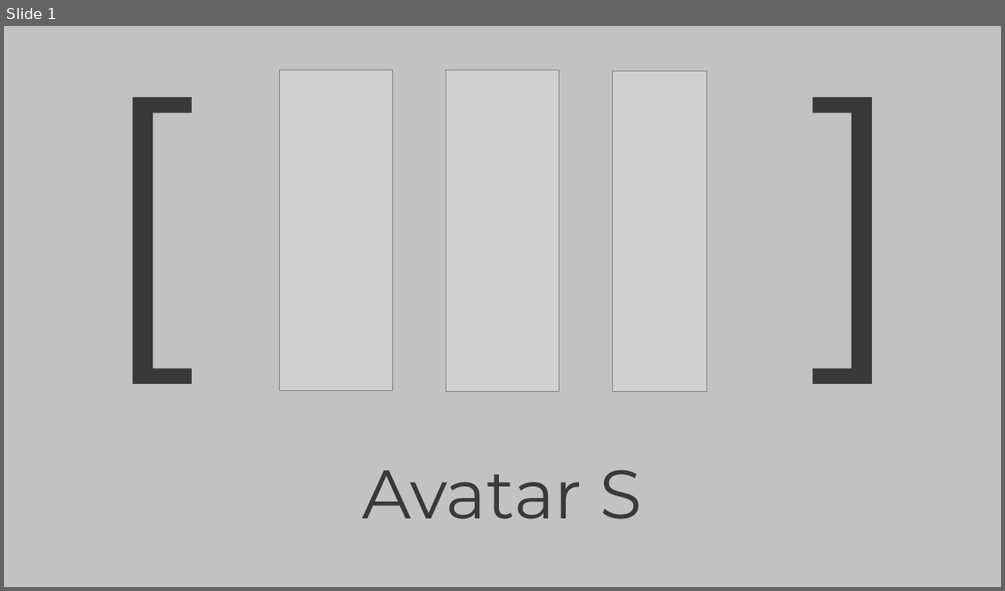
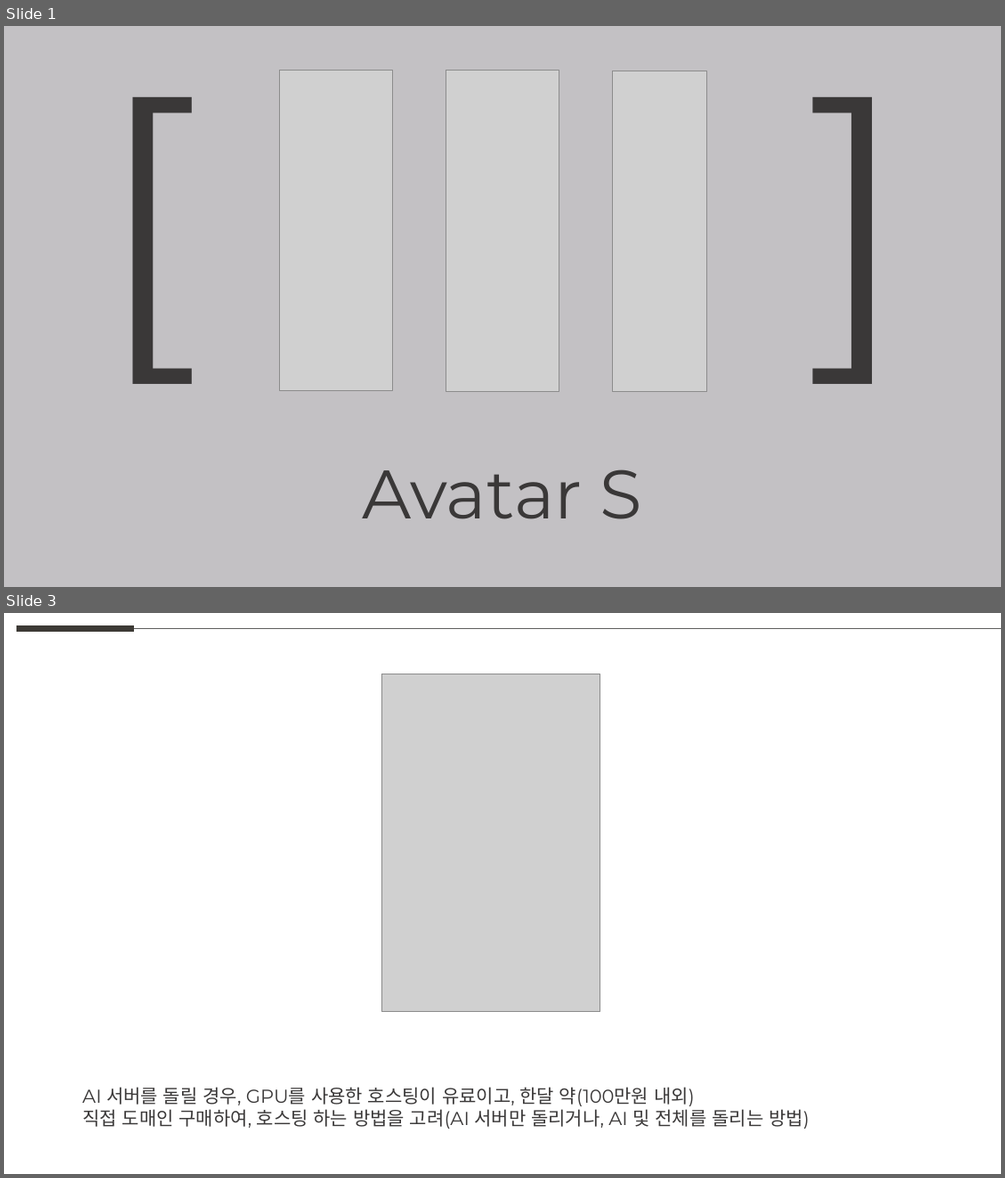
Before and after one commit to weaknessHero/Project_AvatarS, a slide deck: 발표자료/업데이트/LJHPPT.pptx. Shown one above the other, each under a label of ours: slide 1 before the commit, slides 1 and 3 after it; the slides between them are not shown. The pictures are 1005x591 and 1005x1178 pixels, drawn with LibreOffice and Linux fonts; fonts in the diff are those of the drawing; grey boxes stand for pictures. Boxes give left, top, right and bottom in pixels: in the first picture for what was removed or moved away, otherwise in the second. Text is boxed around its words. In the diff, an @@ line names an element or a change of style, - is before the commit and + after.

```diff
--- a/발표자료/업데이트/LJHPPT.pptx
+++ b/발표자료/업데이트/LJHPPT.pptx
@@ slide 3 added at box(4, 613, 1001, 1174), background #FFFFFF @@
@@ line added from (16, 629) to (134, 629), #3D3A35 6 pt @@
@@ line added from (134, 629) to (1001, 629), #5F5F5D 0.5 pt @@
@@ picture added at box(381, 674, 600, 1012) @@
@@ text added at box(82, 1086, 809, 1128), 18 pt, text #3A3838 @@
+AI 서버를 돌릴 경우, GPU를 사용한 호스팅이 유료이고, 한달 약(100만원 내외)
+직접 도매인 구매하여, 호스팅 하는 방법을 고려(AI 서버만 돌리거나, AI 및 전체를 돌리는 방법)
```
Also in this commit, not shown: 2 other slides added, 3 slides removed.
